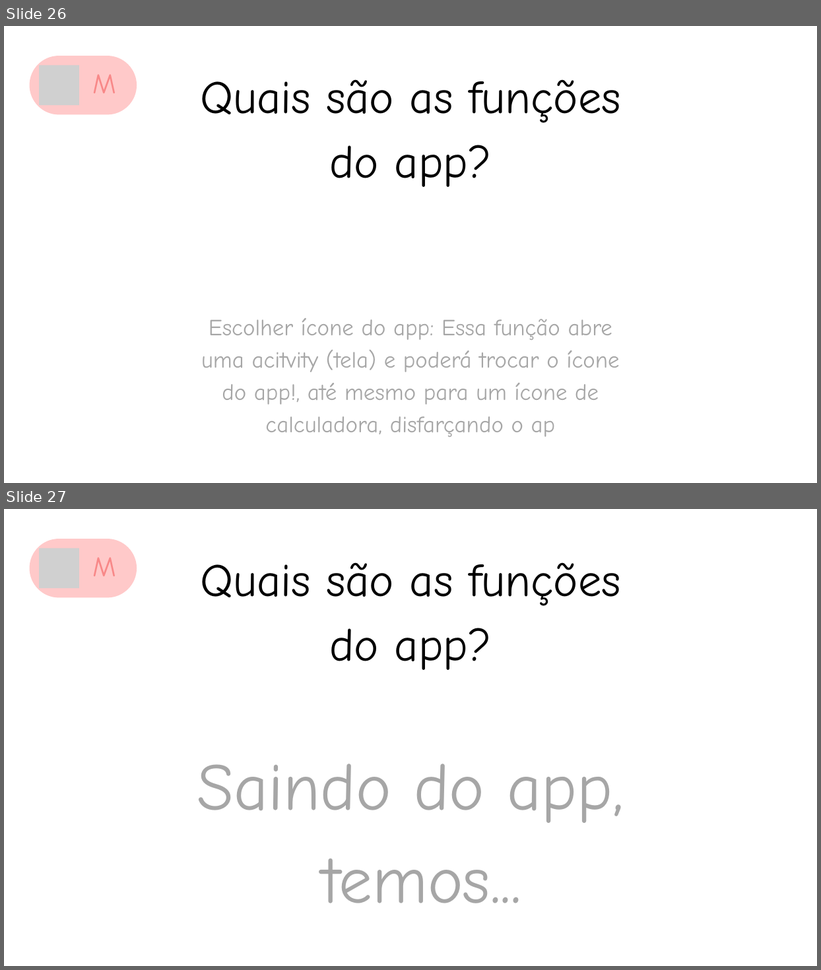
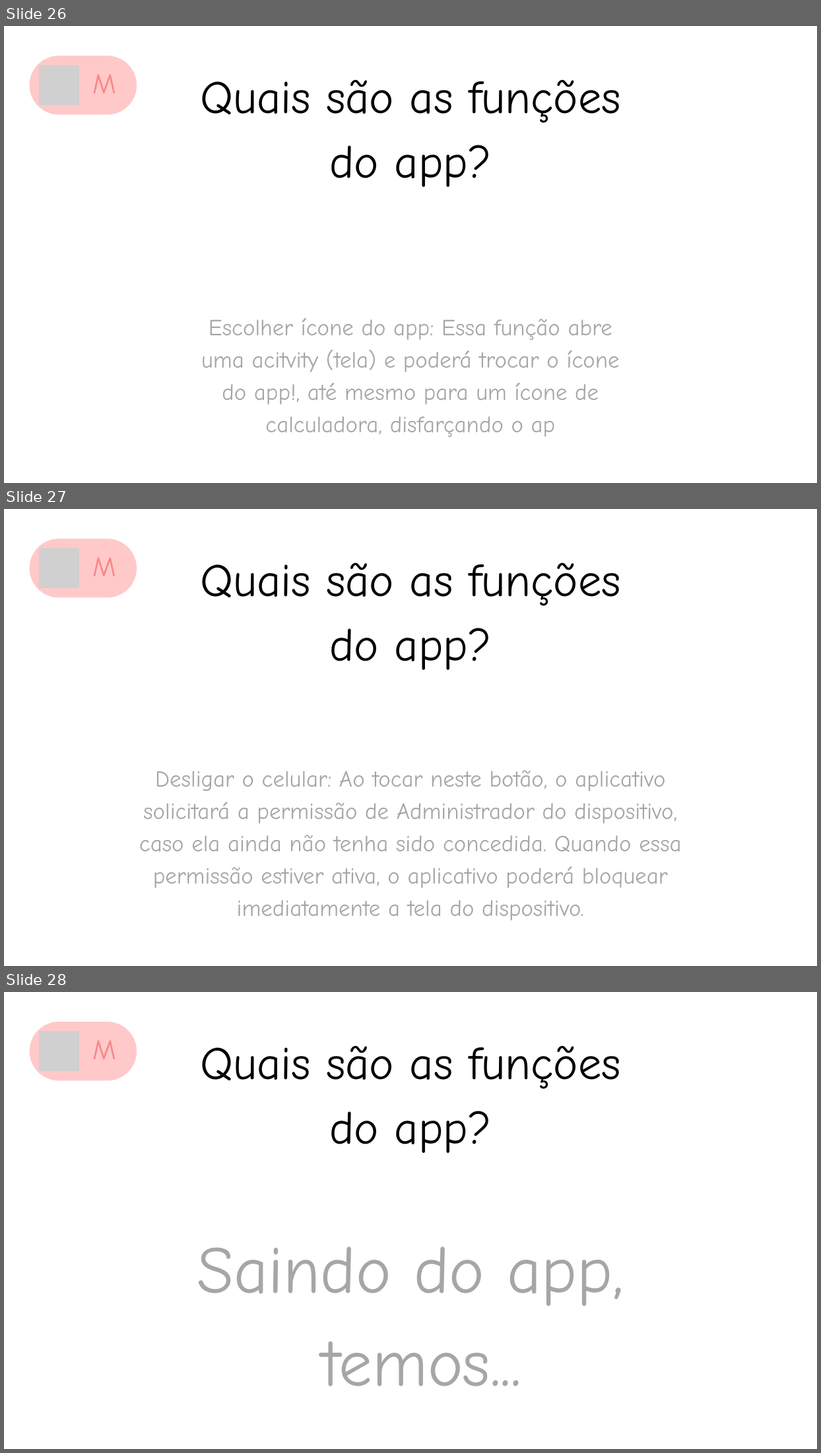
Before and after one commit to intellicore555-oss/mulher-amparada--, a slide deck: material2.pptx. Shown one above the other, each under a label of ours: slides 26 and 27 before the commit, slides 26, 27 and 28 after it. The pictures are 821x970 and 821x1453 pixels, drawn with LibreOffice and Linux fonts; fonts in the diff are those of the drawing; grey boxes stand for pictures. Boxes give left, top, right and bottom in pixels: in the first picture for what was removed or moved away, otherwise in the second. Text is boxed around its words. In the diff, an @@ line names an element or a change of style, - is before the commit and + after.

```diff
--- a/material2.pptx
+++ b/material2.pptx
@@ slide 27 added at box(4, 509, 817, 966), background #FFFFFF @@
@@ freeform shape added at box(30, 539, 137, 597), fill #FFC9C9 @@
@@ picture added at box(39, 548, 79, 588) @@
@@ text added at box(93, 557, 117, 576), 50 pt, text #F88888 @@
+M
@@ text added at box(200, 562, 621, 670), 82.5 pt, text #000000 @@
+Quais são as funções do app?
@@ text added at box(139, 770, 681, 921), 40.8 pt, text #A6A6A6 @@
+Desligar o celular: Ao tocar neste botão, o aplicativo solicitará a permissão de Administrador do dispositivo, caso ela ainda não tenha sido concedida. Quando essa permissão estiver ativa, o aplicativo poderá bloquear imediatamente a tela do dispositivo.
@@ what was slide 27 is now slide 28 @@
```
Also in this commit, not shown: 4 slides changed, 3 other files.
